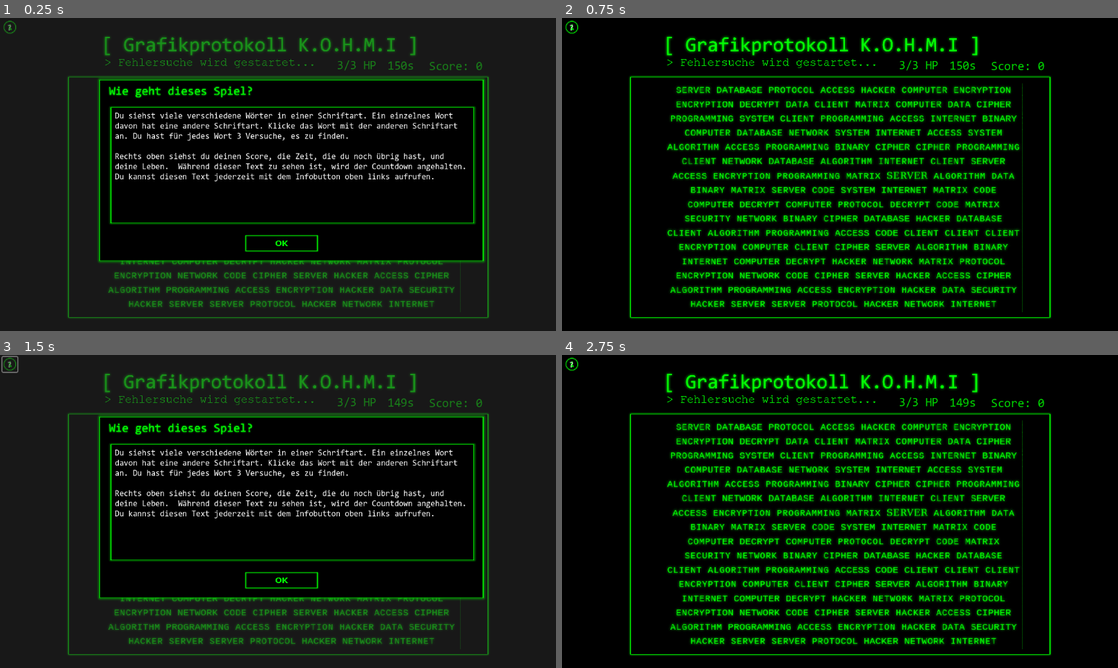
Above: before the commit, frames 1-4 (two rows, left to right).
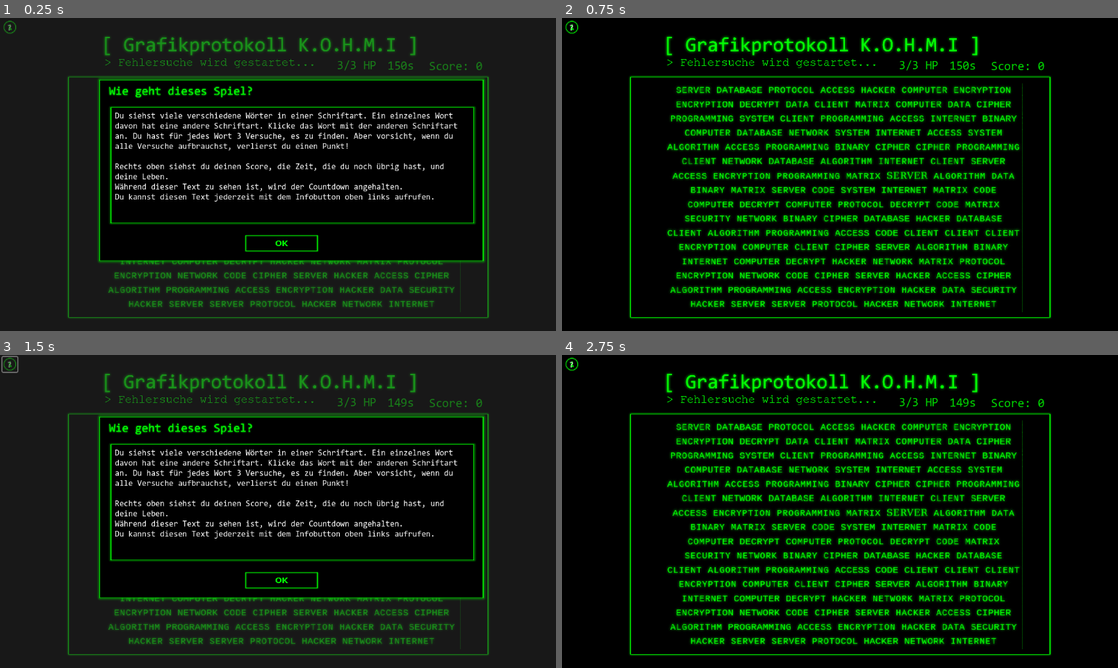
Above: after the commit, the same moments.

Repository: julixus/kohmi_games_v2
Game: Godot game, scene res://scenes/grafikfehler.tscn
The game is run twice, just before and just after one commit, with the same random seed, the same clock (stepped at 60 frames per second) and the same inputs. This scene is started directly instead of the project's main scene. Video files are missing from this copy of the repository; at most half a second of black plays in their place.
Inputs (mouse positions are in pixels of both pictures, inside the frame that each line leads up to):
- Up to frame 1 (0.25 s): no input
- Up to frame 2 (0.75 s): click (845, 243) at 0.5 s
- Up to frame 3 (1.5 s): click "?" at 1.25 s
- Up to frame 4 (2.75 s): click (845, 580) at 2 s

The runs differ from the first frame. In frame 1, 2.9% of the frame differs, in the area x 20-84%, y 36-59%; in frame 2, nothing differs; in frame 3, 2.9%; in frame 4, nothing differs.

Commit message:
final erstmal

Diff:
--- a/scenes/grafikfehler.tscn
+++ b/scenes/grafikfehler.tscn
@@ -264,9 +264,10 @@
 theme_override_fonts/font = ExtResource("4_kjurm")
 theme_override_font_sizes/font_size = 17
 theme_override_styles/normal = SubResource("StyleBoxTexture_llcob")
-text = "Du siehst viele verschiedene Wörter in einer Schriftart. Ein einzelnes Wort davon hat eine andere Schriftart. Klicke das Wort mit der anderen Schriftart an. Du hast für jedes Wort 3 Versuche, es zu finden.
-
-Rechts oben siehst du deinen Score, die Zeit, die du noch übrig hast, und deine Leben.  Während dieser Text zu sehen ist, wird der Countdown angehalten.
+text = "Du siehst viele verschiedene Wörter in einer Schriftart. Ein einzelnes Wort davon hat eine andere Schriftart. Klicke das Wort mit der anderen Schriftart an. Du hast für jedes Wort 3 Versuche, es zu finden. Aber vorsicht, wenn du alle Versuche aufbrauchst, verlierst du einen Punkt!
+
+Rechts oben siehst du deinen Score, die Zeit, die du noch übrig hast, und deine Leben.
+Während dieser Text zu sehen ist, wird der Countdown angehalten.
 Du kannst diesen Text jederzeit mit dem Infobutton oben links aufrufen."
 autowrap_mode = 3
 metadata/_edit_lock_ = true
--- a/scripts/grafikfehler.gd
+++ b/scripts/grafikfehler.gd
@@ -175,6 +175,9 @@
 			await show_solution()
 			index += 1
 			lives = 3
+			if punkte > 0:
+				changeScoreColor()
+				punkte -= 1
 
 func show_solution():
 	print("show")
@@ -209,3 +212,8 @@
 	hp_label.add_theme_color_override("font_color", Color.RED)
 	await wait(1.5)
 	hp_label.add_theme_color_override("font_color", Color(0.0, 0.853, 0.0))
+
+func changeScoreColor():
+	label.add_theme_color_override("font_color", Color.RED)
+	await wait(1.5)
+	label.add_theme_color_override("font_color", Color(0.0, 0.853, 0.0))
--- a/scripts/intro.gd
+++ b/scripts/intro.gd
@@ -49,6 +49,7 @@
 	nein_btn.visible = false
 	nat_btn.visible = false
 	ajf_btn.visible = false
+	loop_bg.loop = true
 	label.visible_characters = 0
 	color_rect.modulate.a = 1
 
--- a/scripts/quiz.gd
+++ b/scripts/quiz.gd
@@ -19,6 +19,7 @@
 @onready var help_ui: Control = $help_ui
 @onready var info_btn: Button = $info_btn
 @onready var shader_transition: ColorRect = $shader_transition
+@onready var loop_bg: VideoStreamPlayer = $loop_bg
 
 
 func _ready() -> void:
